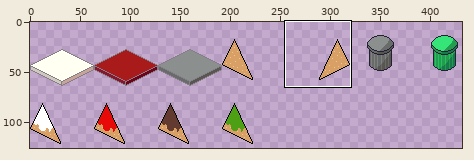
One commit to this pixel-art file: Assets/Tiles.aseprite. The picture above shows the old version from afar; the outline marks the close-up.
Close-up. Old version:
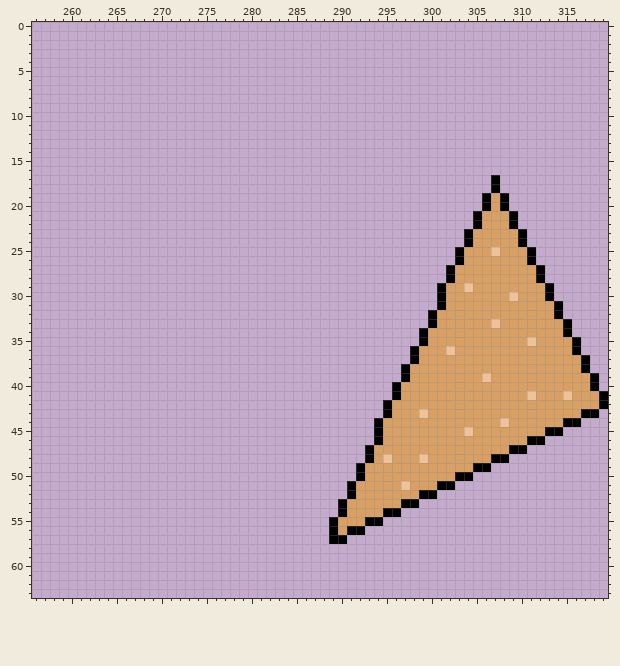
512x128 pixels, 1 frame. Shown: x 256..319, y 0..63. The wide view leaves out empty margins.
And afterwards:
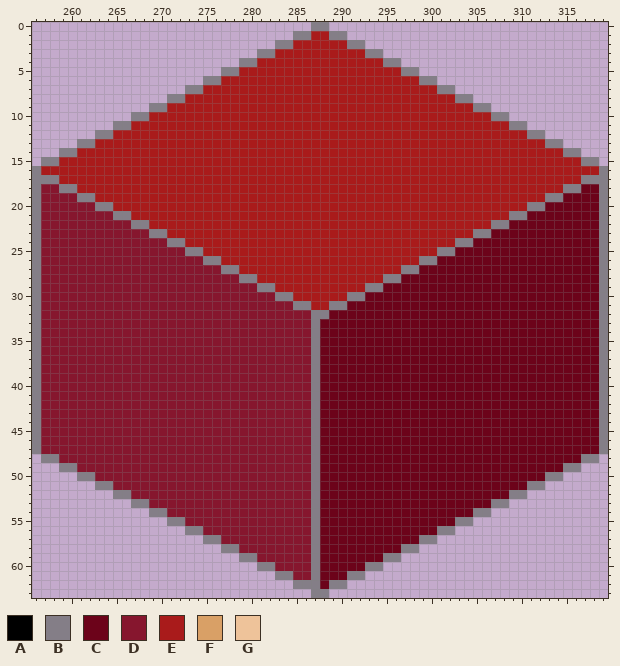
Palette (. is transparent): A #000000  B #847e87  C #6c031a  D #86162e  E #a91b1b  F #d9a066  G #eec39a
Edits made:
Changed rows in their new state; - is an unchanged pixel.
Layers "Layer 2", "Layer 1":
first column x 256:
 0 -------------------------------BB-------------------------------
 1 -----------------------------BBEEBB-----------------------------
 2 ---------------------------BBEEEEEEBB---------------------------
 3 -------------------------BBEEEEEEEEEEBB-------------------------
 4 -----------------------BBEEEEEEEEEEEEEEBB-----------------------
 5 ---------------------BBEEEEEEEEEEEEEEEEEEBB---------------------
 6 -------------------BBEEEEEEEEEEEEEEEEEEEEEEBB-------------------
 7 -----------------BBEEEEEEEEEEEEEEEEEEEEEEEEEEBB-----------------
 8 ---------------BBEEEEEEEEEEEEEEEEEEEEEEEEEEEEEEBB---------------
 9 -------------BBEEEEEEEEEEEEEEEEEEEEEEEEEEEEEEEEEEBB-------------
10 -----------BBEEEEEEEEEEEEEEEEEEEEEEEEEEEEEEEEEEEEEEBB-----------
11 ---------BBEEEEEEEEEEEEEEEEEEEEEEEEEEEEEEEEEEEEEEEEEEBB---------
12 -------BBEEEEEEEEEEEEEEEEEEEEEEEEEEEEEEEEEEEEEEEEEEEEEEBB-------
13 -----BBEEEEEEEEEEEEEEEEEEEEEEEEEEEEEEEEEEEEEEEEEEEEEEEEEEBB-----
14 ---BBEEEEEEEEEEEEEEEEEEEEEEEEEEEEEEEEEEEEEEEEEEEEEEEEEEEEEEBB---
15 -BBEEEEEEEEEEEEEEEEEEEEEEEEEEEEEEEEEEEEEEEEEEEEEEEEEEEEEEEEEEBB-
16 BEEEEEEEEEEEEEEEEEEEEEEEEEEEEEEEEEEEEEEEEEEEEEEEEEEEEEEEEEEEEEEB
17 BBBEEEEEEEEEEEEEEEEEEEEEEEEEEEEEEEEEEEEEEEEEEEEEEEEEEEEEEEEEEBBB
18 BDDBBEEEEEEEEEEEEEEEEEEEEEEEEEEEEEEEEEEEEEEEEEEEEEEEEEEEEEEBBCCB
19 BDDDDBBEEEEEEEEEEEEEEEEEEEEEEEEEEEEEEEEEEEEEEEEEEEEEEEEEEBBCCCCB
20 BDDDDDDBBEEEEEEEEEEEEEEEEEEEEEEEEEEEEEEEEEEEEEEEEEEEEEEBBCCCCCCB
21 BDDDDDDDDBBEEEEEEEEEEEEEEEEEEEEEEEEEEEEEEEEEEEEEEEEEEBBCCCCCCCCB
22 BDDDDDDDDDDBBEEEEEEEEEEEEEEEEEEEEEEEEEEEEEEEEEEEEEEBBCCCCCCCCCCB
23 BDDDDDDDDDDDDBBEEEEEEEEEEEEEEEEEEEEEEEEEEEEEEEEEEBBCCCCCCCCCCCCB
24 BDDDDDDDDDDDDDDBBEEEEEEEEEEEEEEEEEEEEEEEEEEEEEEBBCCCCCCCCCCCCCCB
25 BDDDDDDDDDDDDDDDDBBEEEEEEEEEEEEEEEEEEEEEEEEEEBBCCCCCCCCCCCCCCCCB
26 BDDDDDDDDDDDDDDDDDDBBEEEEEEEEEEEEEEEEEEEEEEBBCCCCCCCCCCCCCCCCCCB
27 BDDDDDDDDDDDDDDDDDDDDBBEEEEEEEEEEEEEEEEEEBBCCCCCCCCCCCCCCCCCCCCB
28 BDDDDDDDDDDDDDDDDDDDDDDBBEEEEEEEEEEEEEEBBCCCCCCCCCCCCCCCCCCCCCCB
29 BDDDDDDDDDDDDDDDDDDDDDDDDBBEEEEEEEEEEBBCCCCCCCCCCCCCCCCCCCCCCCCB
30 BDDDDDDDDDDDDDDDDDDDDDDDDDDBBEEEEEEBBCCCCCCCCCCCCCCCCCCCCCCCCCCB
31 BDDDDDDDDDDDDDDDDDDDDDDDDDDDDBBEEBBCCCCCCCCCCCCCCCCCCCCCCCCCCCCB
32 BDDDDDDDDDDDDDDDDDDDDDDDDDDDDDDBBCCCCCCCCCCCCCCCCCCCCCCCCCCCCCCB
33 BDDDDDDDDDDDDDDDDDDDDDDDDDDDDDDBCCCCCCCCCCCCCCCCCCCCCCCCCCCCCCCB
34 BDDDDDDDDDDDDDDDDDDDDDDDDDDDDDDBCCCCCCCCCCCCCCCCCCCCCCCCCCCCCCCB
35 BDDDDDDDDDDDDDDDDDDDDDDDDDDDDDDBCCCCCCCCCCCCCCCCCCCCCCCCCCCCCCCB
36 BDDDDDDDDDDDDDDDDDDDDDDDDDDDDDDBCCCCCCCCCCCCCCCCCCCCCCCCCCCCCCCB
37 BDDDDDDDDDDDDDDDDDDDDDDDDDDDDDDBCCCCCCCCCCCCCCCCCCCCCCCCCCCCCCCB
38 BDDDDDDDDDDDDDDDDDDDDDDDDDDDDDDBCCCCCCCCCCCCCCCCCCCCCCCCCCCCCCCB
39 BDDDDDDDDDDDDDDDDDDDDDDDDDDDDDDBCCCCCCCCCCCCCCCCCCCCCCCCCCCCCCCB
40 BDDDDDDDDDDDDDDDDDDDDDDDDDDDDDDBCCCCCCCCCCCCCCCCCCCCCCCCCCCCCCCB
41 BDDDDDDDDDDDDDDDDDDDDDDDDDDDDDDBCCCCCCCCCCCCCCCCCCCCCCCCCCCCCCCB
42 BDDDDDDDDDDDDDDDDDDDDDDDDDDDDDDBCCCCCCCCCCCCCCCCCCCCCCCCCCCCCCCB
43 BDDDDDDDDDDDDDDDDDDDDDDDDDDDDDDBCCCCCCCCCCCCCCCCCCCCCCCCCCCCCCCB
44 BDDDDDDDDDDDDDDDDDDDDDDDDDDDDDDBCCCCCCCCCCCCCCCCCCCCCCCCCCCCCCCB
45 BDDDDDDDDDDDDDDDDDDDDDDDDDDDDDDBCCCCCCCCCCCCCCCCCCCCCCCCCCCCCCCB
46 BDDDDDDDDDDDDDDDDDDDDDDDDDDDDDDBCCCCCCCCCCCCCCCCCCCCCCCCCCCCCCCB
47 BDDDDDDDDDDDDDDDDDDDDDDDDDDDDDDBCCCCCCCCCCCCCCCCCCCCCCCCCCCCCCCB
48 -BBDDDDDDDDDDDDDDDDDDDDDDDDDDDDBCCCCCCCCCCCCCCCCCCCCCCCCCCCCCBB-
49 ---BBDDDDDDDDDDDDDDDDDDDDDDDDDDBCCCCCCCCCCCCCCCCCCCCCCCCCCCBB---
50 -----BBDDDDDDDDDDDDDDDDDDDDDDDDBCCCCCCCCCCCCCCCCCCCCCCCCCBB-----
51 -------BBDDDDDDDDDDDDDDDDDDDDDDBCCCCCCCCCCCCCCCCCCCCCCCBB-------
52 ---------BBDDDDDDDDDDDDDDDDDDDDBCCCCCCCCCCCCCCCCCCCCCBB---------
53 -----------BBDDDDDDDDDDDDDDDDDDBCCCCCCCCCCCCCCCCCCCBB-----------
54 -------------BBDDDDDDDDDDDDDDDDBCCCCCCCCCCCCCCCCCBB-------------
55 ---------------BBDDDDDDDDDDDDDDBCCCCCCCCCCCCCCCBB---------------
56 -----------------BBDDDDDDDDDDDDBCCCCCCCCCCCCCBB-----------------
57 -------------------BBDDDDDDDDDDBCCCCCCCCCCCBB-------------------
58 ---------------------BBDDDDDDDDBCCCCCCCCCBB---------------------
59 -----------------------BBDDDDDDBCCCCCCCBB-----------------------
60 -------------------------BBDDDDBCCCCCBB-------------------------
61 ---------------------------BBDDBCCCBB---------------------------
62 -----------------------------BBBCBB-----------------------------
63 -------------------------------BB-------------------------------
